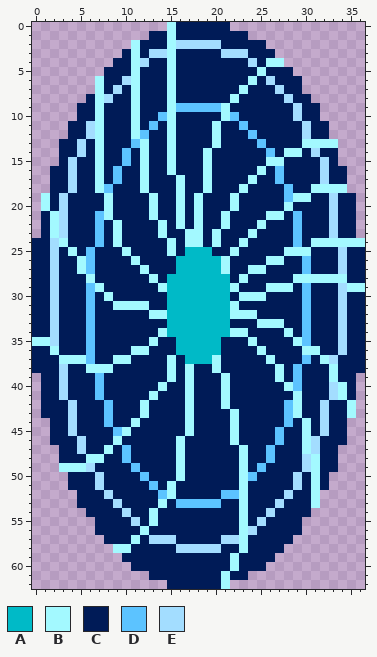
File history of a pixel-art sprite, wormhole.png. The first picture shows the starting point.
The file is 37x63 pixels.
Palette (. is transparent): A #00bac7  B #a3f9ff  C #001b57  D #5cc3ff  E #a3ddff
Pixels before, first column x 0:
 0 ...............BCCCCCC...............
 1 .............CCBCCCCCCCC.............
 2 ...........BCCCBEEEEECCCCC...........
 3 ..........CBCEEBCCCCCEEECCC..........
 4 .........CCBECCBCCCCCCCCECBB.........
 5 ........CCCBCCCBCCCCCCCCCBCCC........
 6 .......BCCEBCCCBCCCCCCCCBCECCC.......
 7 .......BCECBCCCBCCCCCCCBCCCECC.......
 8 ......CBECCBCCCBCCCCCCBCCCCCECC......
 9 .....CCBCCCBCCCBDDDDDBCCCCCCCECC.....
10 .....CCBCCCBCCDBCCCCCBDCCCCCCECC.....
11 ....CCEBCCCBCDCBCCCCBCCDCCCCCCECC....
12 ....CCEBCCCBDCCBCCCCBCCCDCCCCCECC....
13 ...CCECBCCCDBCCBCCCCBCCCCDCCCCBBBB...
14 ...CCECBCCDCBCCBCCCBCCCCCCDCBBCECC...
15 ...CECCBCCDCBCCBCCCBCCCCCCBBCCCCEC...
16 ..CCECCBCDCCBCCBCCCBCCCCCBCDCCCCECC..
17 ..CCECCBCDCCBCCCBCCBCCCCBCCDCCCCECC..
18 ..CCECCBDCCCBCCCBCCBCCCBCCCCDCCBBBB..
19 .BCECCCCBCCCCBCCBCBCCCBCCCCCDBBCCECC.
20 .BCECCCCBCCCCBCCBCBCCCBCCCCCBCCCCECC.
21 .CBECCCDBCCCCBCCBCBCCBCCCCBBCDCCCECC.
22 .CBECCCDCBCCCCBCBCBCCBCCCBCCCDCCCECC.
23 .CBECCCDCBCCCCBCCBBCBCCCBCCCCDCCCECC.
24 CCEBCCCDCBCCCCCBCBBCBCCBCCCCCDCBBBBBB
25 CCECBCDCCCBCCCCBCAAACCBCCCCCBBBCCCECC
26 CCECCBDCCCCBCCCCAAAAABCCCCBBCCDCCCECC
27 CCECCBDCCCCCBCCCAAAAABCCBBCCCCDCCCECC
28 CCECCCBCCCCCCBCAAAAAAACBCCCCCBBBBBBCC
29 CCECCCDBCCCCCCBAAAAAAABCCCBBBCDCCCEBB
30 CCECCCDCBCCCCCCAAAAAAACBBBCCCCDCCCECC
31 CCECCCDCCBBBBCCAAAAAAABCCCCCCCDCCCECC
32 CCECCCDCCCCCCBBAAAAAAABBBCCCCCDCCCECC
33 CCECCCDCCCCCCCCAAAAAAACCCBBBCCDCCCECC
34 CCECCCDCCCCCCCBAAAAAAABBCCCCBCDCCCECC
35 BBECCCDCCCCCCBCCAAAAACCCBCCCCBDCCCECC
36 CCBCCCDCCCCBBCCCAAAAACCCCBCCCCBBCCECC
37 CCCBBBDCCBBCCCCBCAAABCCCCCBCCCDCBECCC
38 CCCECCBBBCCCCCCBCBCCBCCCCCCBCDCCCBCCC
39 .CCECCCDCCCCCCCBCBCCCBCCCCCBCDCCCBCC.
40 .CCECCCDCCCCCCBCCBCCCBCCCCCCBDCCCEBC.
41 .CCECCCDCCCCCBCCCBCCCBCCCCCCCBCCCEBC.
42 .CCCECCCDCCCBCCCCBCCCBCCCCCCDBCCECCB.
43 .CCCECCCDCCCBCCCCBCCCCBCCCCCDBCCECCB.
44 ..CCECCCDCCBCCCCCBCCCCBCCCCCDCBCECC..
45 ..CCECCCCDBCCCCCCBCCCCBCCCCDCCBCECC..
46 ..CCCECCCBCCCCCCBCCCCCBCCCCDCCBECCC..
47 ...CCECCBCDCCCCCBCCCCCCBCCDCCCBECC...
48 ...CCCBBCCDCCCCCBCCCCCCBCCDCCCEBCC...
49 ...BBBECCCCDCCCCBCCCCCCBCDCCCCEBCC...
50 ....CCCECCCCDCCCBCCCCCCBDCCCCECBC....
51 ....CCCECCCCCDCBCCCCCCCBCCCCCECBC....
52 .....CCCECCCCCDBCCCCCDDBCCCCECCB.....
53 .....CCCCECCCCBCDDDDDCCBCCCECCCB.....
54 ......CCCCECCBCCCCCCCCCBCCECCCC......
55 .......CCCCECBCCCCCCCCCBCECCCC.......
56 .......CCCCCBCCCCCCCCCCBECCCCC.......
57 ........CCCBCEEECCCCCEEBCCCCC........
58 .........BBCCCCCEEEEECCBCCCC.........
59 ..........CCCCCCCCCCCCBCCCC..........
60 ...........CCCCCCCCCCCBCCC...........
61 .............CCCCCCCCBCC.............
62 ...............CCCCCCB...............
After:
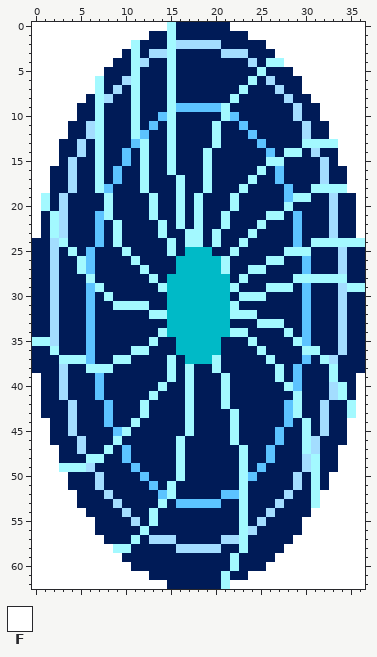
Colours new in this view: F #ffffff
Edits made:
Changed rows in their new state; - is an unchanged pixel.
first column x 0:
 0 FFFFFFFFFFFFFFF-------FFFFFFFFFFFFFFF
 1 FFFFFFFFFFFFF-----------FFFFFFFFFFFFF
 2 FFFFFFFFFFF---------------FFFFFFFFFFF
 3 FFFFFFFFFF-----------------FFFFFFFFFF
 4 FFFFFFFFF-------------------FFFFFFFFF
 5 FFFFFFFF---------------------FFFFFFFF
 6 FFFFFFF-----------------------FFFFFFF
 7 FFFFFFF-----------------------FFFFFFF
 8 FFFFFF-------------------------FFFFFF
 9 FFFFF---------------------------FFFFF
10 FFFFF---------------------------FFFFF
11 FFFF-----------------------------FFFF
12 FFFF-----------------------------FFFF
13 FFF-------------------------------FFF
14 FFF-------------------------------FFF
15 FFF-------------------------------FFF
16 FF---------------------------------FF
17 FF---------------------------------FF
18 FF---------------------------------FF
19 F-----------------------------------F
20 F-----------------------------------F
21 F-----------------------------------F
22 F-----------------------------------F
23 F-----------------------------------F
first column x 0:
39 F-----------------------------------F
40 F-----------------------------------F
41 F-----------------------------------F
42 F-----------------------------------F
43 F-----------------------------------F
44 FF---------------------------------FF
45 FF---------------------------------FF
46 FF---------------------------------FF
47 FFF-------------------------------FFF
48 FFF-------------------------------FFF
49 FFF-------------------------------FFF
50 FFFF-----------------------------FFFF
51 FFFF-----------------------------FFFF
52 FFFFF---------------------------FFFFF
53 FFFFF---------------------------FFFFF
54 FFFFFF-------------------------FFFFFF
55 FFFFFFF-----------------------FFFFFFF
56 FFFFFFF-----------------------FFFFFFF
57 FFFFFFFF---------------------FFFFFFFF
58 FFFFFFFFF-------------------FFFFFFFFF
59 FFFFFFFFFF-----------------FFFFFFFFFF
60 FFFFFFFFFFF---------------FFFFFFFFFFF
61 FFFFFFFFFFFFF-----------FFFFFFFFFFFFF
62 FFFFFFFFFFFFFFF-------FFFFFFFFFFFFFFF
